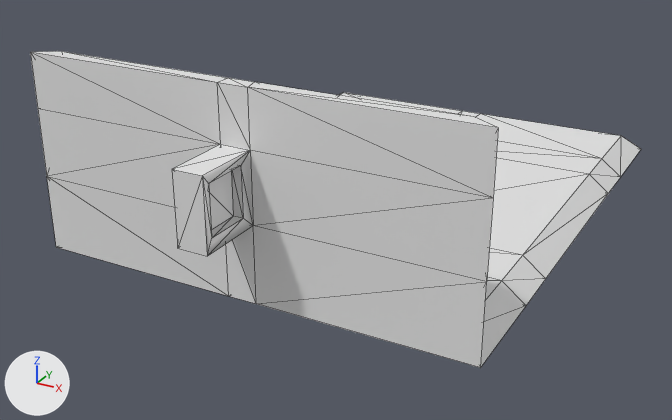
The COLLADA model src/gazebo_plugin/models/bin_model/meshes/binwowall.dae as it was, and as the next commit left it.
Rendered twice from a camera (50 mm lens) standing at (0.182, -0.379, 0.285) and looking at (-0.007, -0.036, 0.114). The lights are fixed; the arrows at lower left show +X, +Y and +Z. Mesh edges are drawn as thin lines. Where no turn or scale is listed for an object, it has been applied to the vertices.

Names of what the first picture shows: 'Box_thing'.
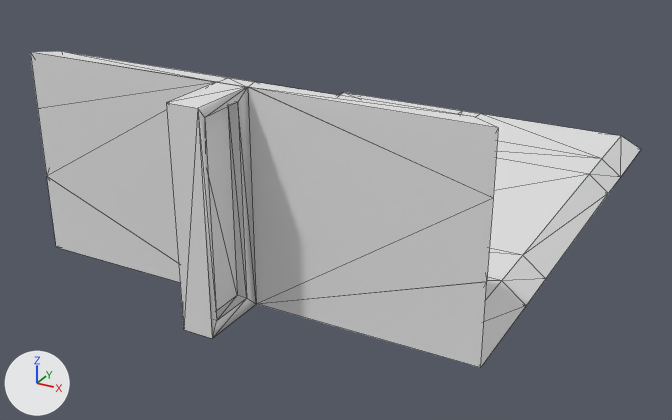
Pixel boxes (x1, y1, x2, y2) of what changed, in the pictures (672 x 420 px; the box of a moved part takes in the faces that stretch with it):
```json
{"part": 1, "of": "me_box_thing", "change": "moved or reshaped", "before": [47, 176, 493, 304], "after": [89, 198, 493, 338]}
{"part": 2, "of": "me_box_thing", "change": "moved or reshaped", "before": [30, 52, 492, 256], "after": [30, 52, 492, 338]}
```

Edits to the scene script, one JSON object a line:
```json
{"block": "me_box_thing", "where": "me_box_thing.from_pydata(...)  # 88 vertices, 172 faces; spans x -0.096..0.096, y -0.152..0.123, z -0.043..0.043"}
{"block": "me_box_thing", "where": "# used by ob_box_thing; location = (0.0, 0.0016, 0.1527)"}
{"block": "me_box_thing", "change": "me_box_thing part 1: all 12 vertices in x -0.007..0.006, y -0.152..-0.123, z -0.01..-0.005 are moved by (0.0, 0.0, -0.033)"}
{"block": "me_box_thing", "change": "me_box_thing part 2: all 12 vertices in x -0.007..0.006, y -0.152..-0.123, z 0.015..0.02 are moved by (0.0, 0.0, 0.023)"}
```
